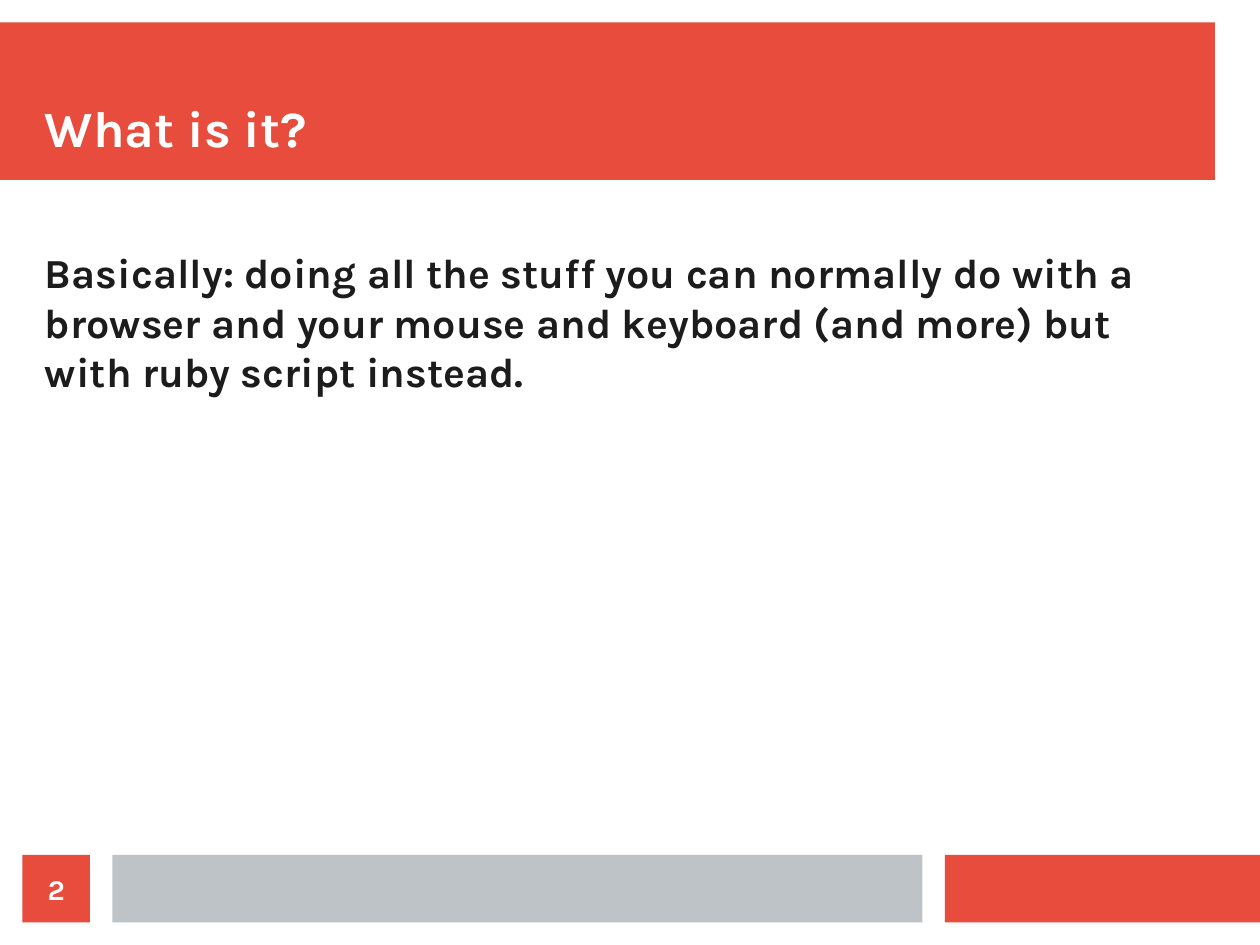
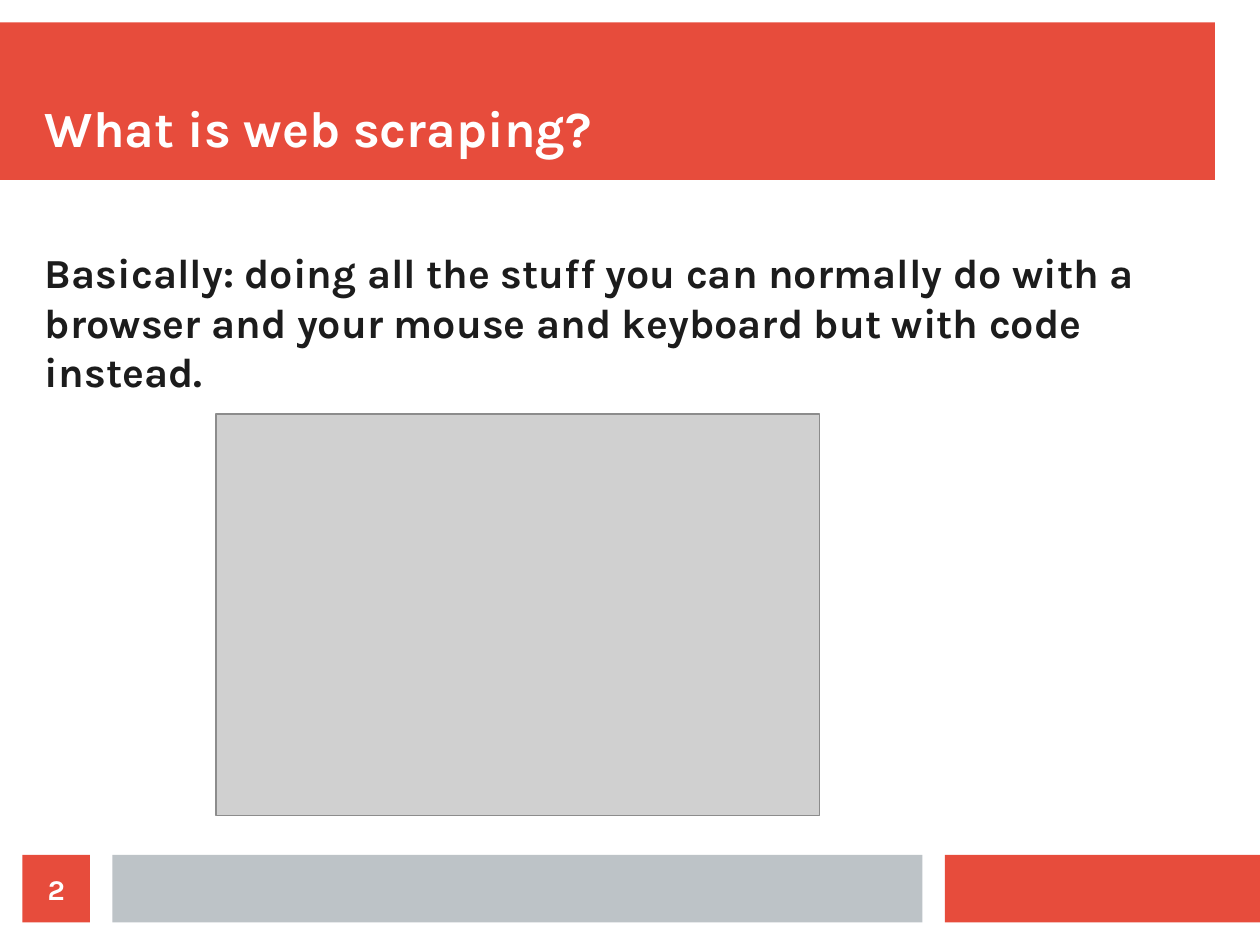
Before and after one commit to Lewington-pitsos/web_scraping_presentation, a slide deck: slide 2 of web_scraping.odp. Drawn at 1260x945 pixels with LibreOffice and Linux fonts; fonts in the diff are those of the drawing; grey boxes stand for pictures. Boxes give left, top, right and bottom in pixels: in the first picture for what was removed or moved away, otherwise in the second. Text is boxed around its words. In the diff, an @@ line names an element or a change of style, - is before the commit and + after.

Commit message:
presentation finished

```diff
--- a/web_scraping.odp
+++ b/web_scraping.odp
@@ title at (45,111,591,159): text changed @@
-What is it?
+What is web scraping?
@@ text at (45,258,1134,388): text changed @@
-Basically: doing all the stuff you can normally do with a browser and your mouse and keyboard (and more) but with ruby script instead.
+Basically: doing all the stuff you can normally do with a browser and your mouse and keyboard but with code instead.
@@ picture added at (216,414,820,815) @@
```
Also in this commit, not shown: 2 other slides changed, 3 slides added, 4 slides removed, 26 other files.
